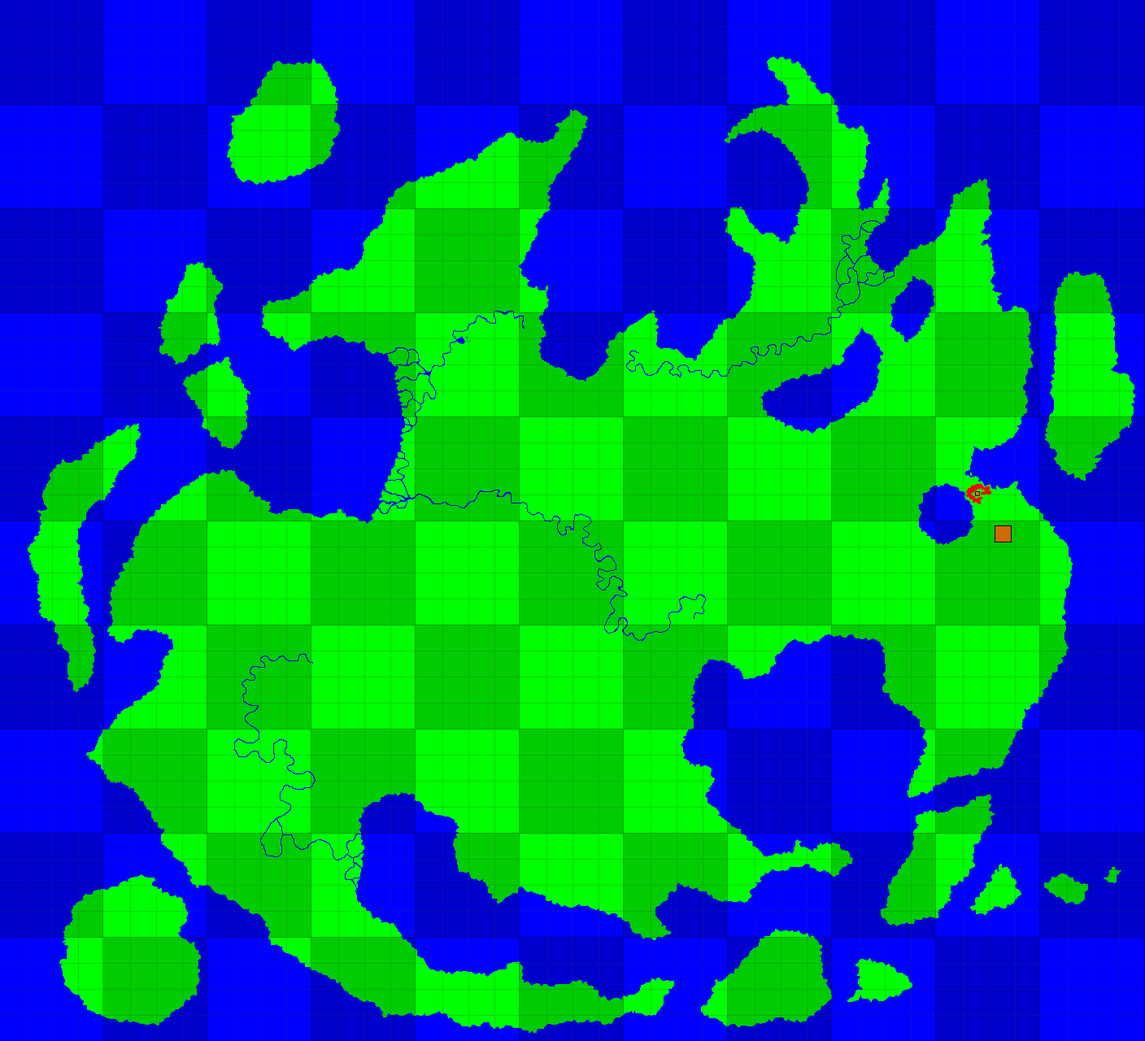
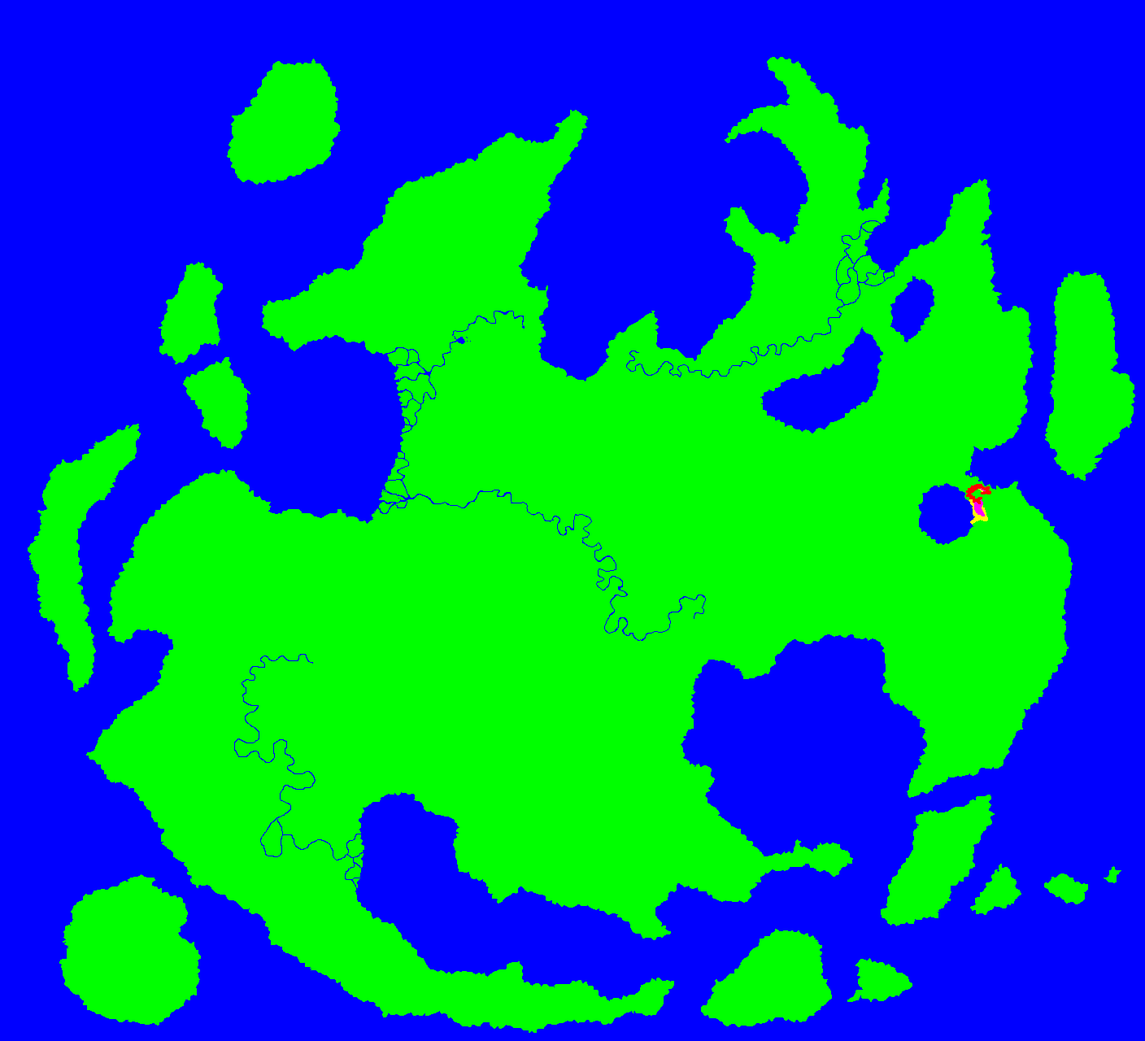
Two versions of the same layered image (1145x1041). Layer-by-layer changes:
hid "Layer 37" over left=0, top=0, right=1145, bottom=1041
added layer "Neue Ebene" above "Layer 38" over left=968, top=487, right=988, bottom=525
hid "Layer 40" over left=974, top=491, right=1012, bottom=543
painted on "Background" over left=28, top=57, right=1134, bottom=1028
